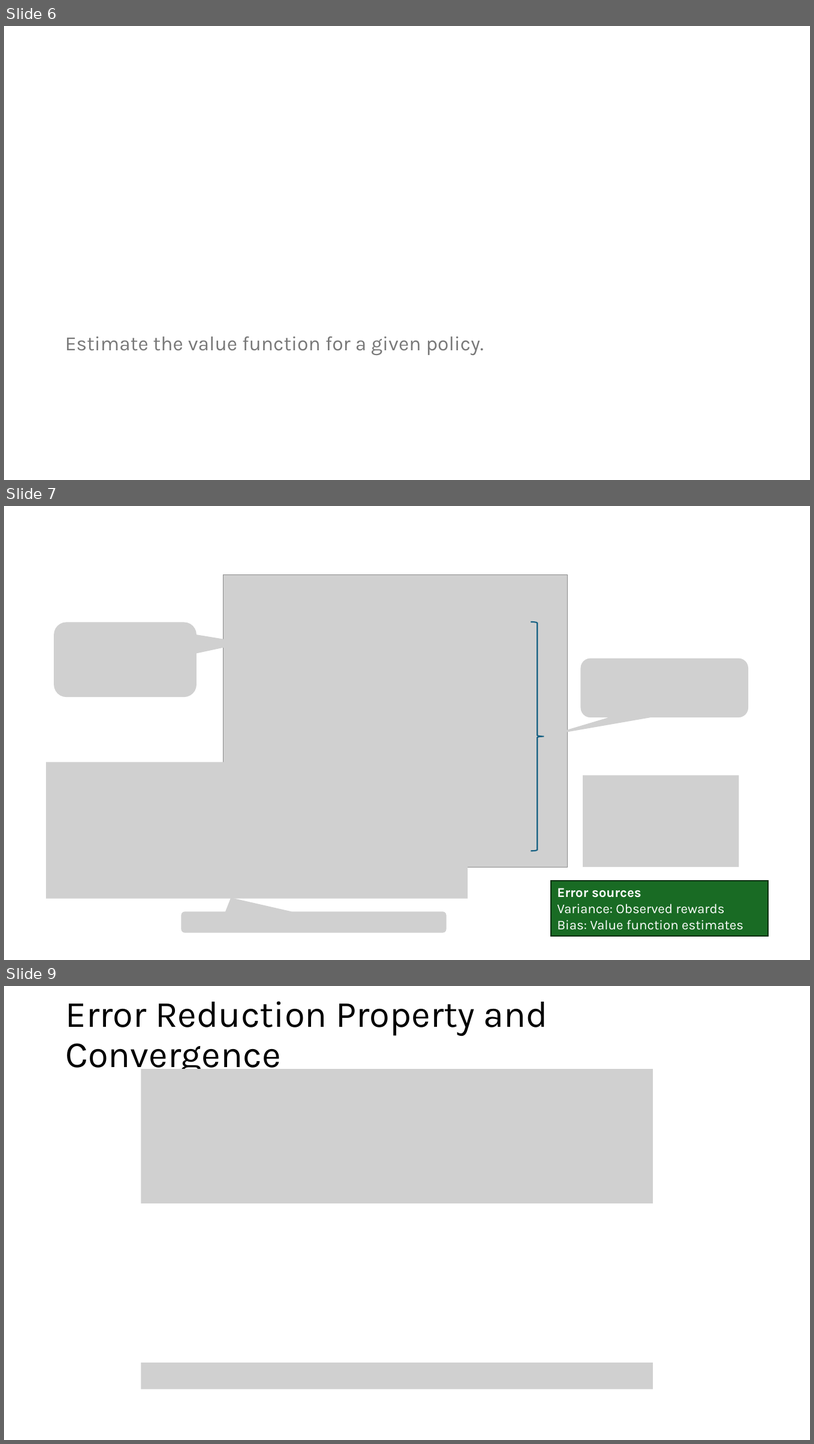
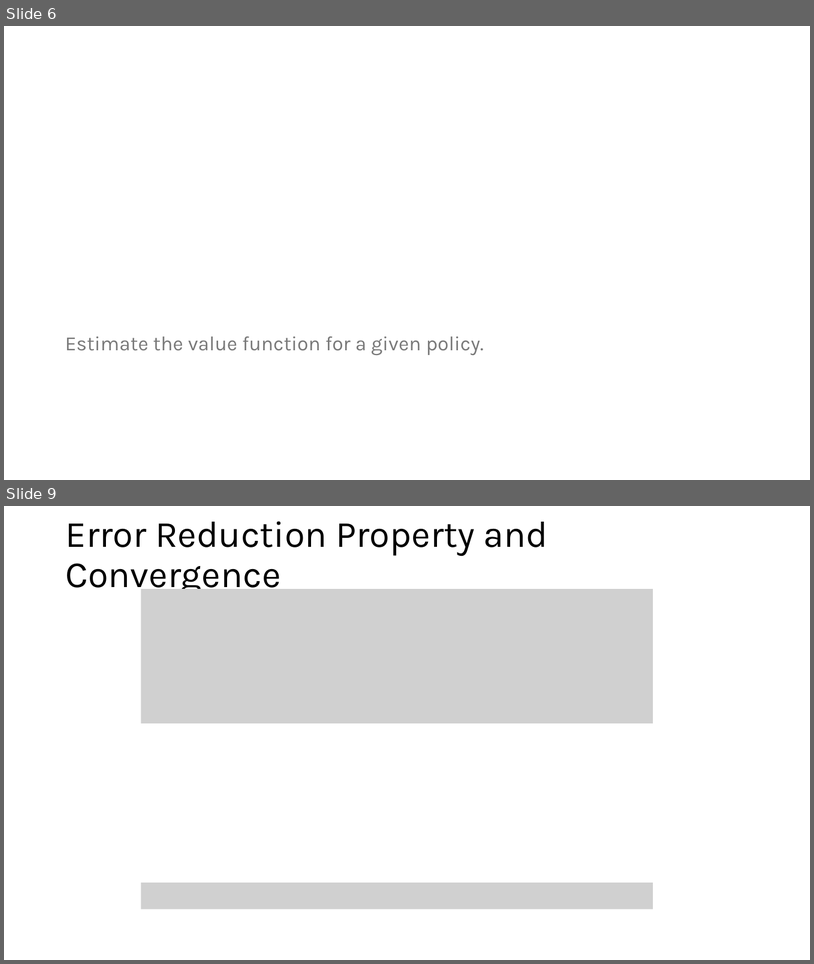
Before and after one commit to mhahsler/Introduction_to_Reinforcement_Learning, a slide deck: slides/Lecture_Chapter07.pptx. Shown one above the other, each under a label of ours: slides 6, 7 and 9 before the commit, slides 6 and 9 after it; the slides between them are not shown. The pictures are 814x1444 and 814x964 pixels, drawn with LibreOffice and Linux fonts; fonts in the diff are those of the drawing; grey boxes stand for pictures. Boxes give left, top, right and bottom in pixels: in the first picture for what was removed or moved away, otherwise in the second. Text is boxed around its words. In the diff, an @@ line names an element or a change of style, - is before the commit and + after.

```diff
--- a/slides/Lecture_Chapter07.pptx
+++ b/slides/Lecture_Chapter07.pptx
@@ slide 7 removed at box(4, 506, 810, 960), background #FFFFFF @@
@@ group removed at box(224, 575, 568, 867): 4 pictures @@
@@ picture removed at box(54, 622, 197, 697) @@
@@ right brace removed at box(531, 622, 544, 850) @@
@@ picture removed at box(581, 658, 749, 718) @@
@@ picture removed at box(47, 762, 468, 898) @@
@@ picture removed at box(583, 775, 739, 867) @@
@@ rectangle removed at box(551, 880, 768, 936) @@
-Error sources
-Variance: Observed rewards
-Bias: Value function estimates
@@ picture removed at box(181, 912, 447, 933) @@
```
Also in this commit, not shown: 4 slides changed, 1 slide added, 1 other slide removed, 27 other files.
